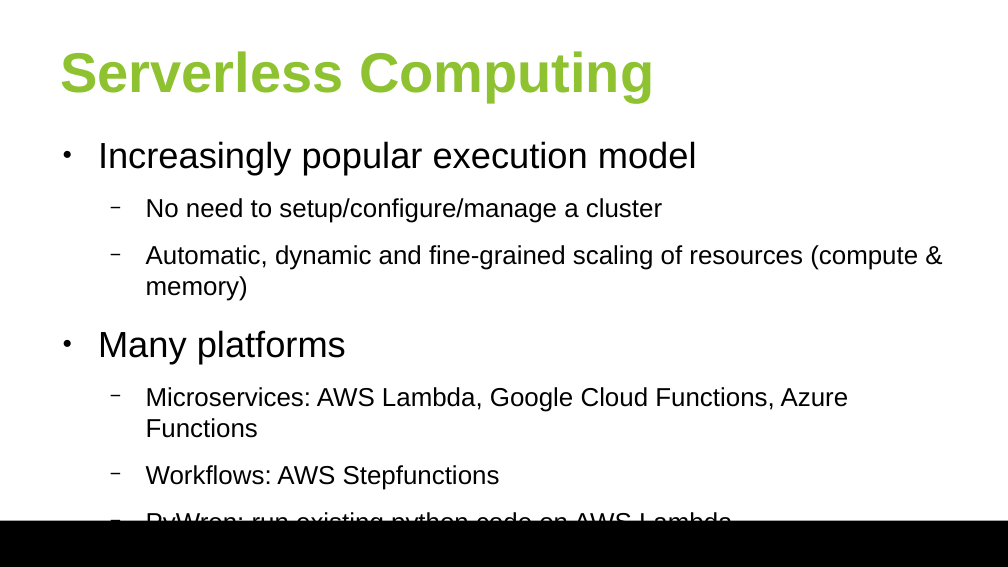
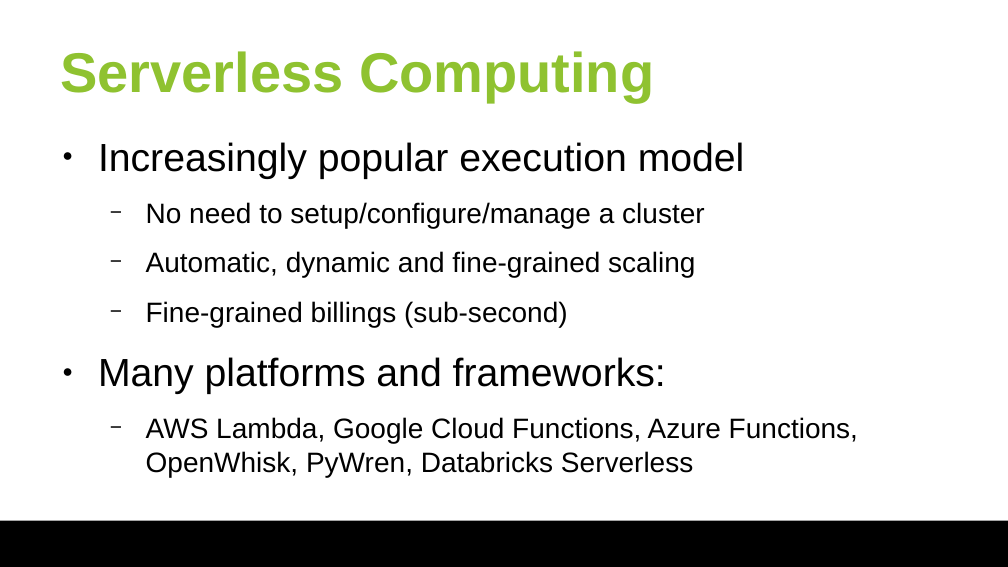
Before and after one commit to huangyibo/spark-summit-18, a slide deck: slide 2 of slides/spark-summit-18.odp (slide 4 before the commit). Drawn at 1008x567 pixels with LibreOffice and Linux fonts; fonts in the diff are those of the drawing; background and template pictures are left out. Boxes give left, top, right and bottom in pixels: in the first picture for what was removed or moved away, otherwise in the second. Text is boxed around its words. In the diff, an @@ line names an element or a change of style, - is before the commit and + after.

```diff
--- a/slides/spark-summit-18.odp
+++ b/slides/spark-summit-18.odp
@@ text at (98, 142, 745, 228): size 25.9 to 28 pt in "Increasingly popular execution model"; size 18.5 to 20 pt in "No need to setup/configure/manage a cluster" @@
@@ text at (98, 251, 858, 477): text changed; size 18.5 to 20 pt @@
-  − Automatic, dynamic and fine-grained scaling of resources (compute & memory)
-● Many platforms
-  − Microservices: AWS Lambda, Google Cloud Functions, Azure Functions
-  − Workflows: AWS Stepfunctions
-  − PyWren: run existing python code on AWS Lambda
-  − Spark Workloads: Databricks Serverless
+  − Automatic, dynamic and fine-grained scaling
+  − Fine-grained billings (sub-second)
+● Many platforms and frameworks:
+  − AWS Lambda, Google Cloud Functions, Azure Functions, OpenWhisk, PyWren, Databricks Serverless
```
Also in this commit, not shown: 2 other slides changed, 5 slides added, 1 slide removed.
